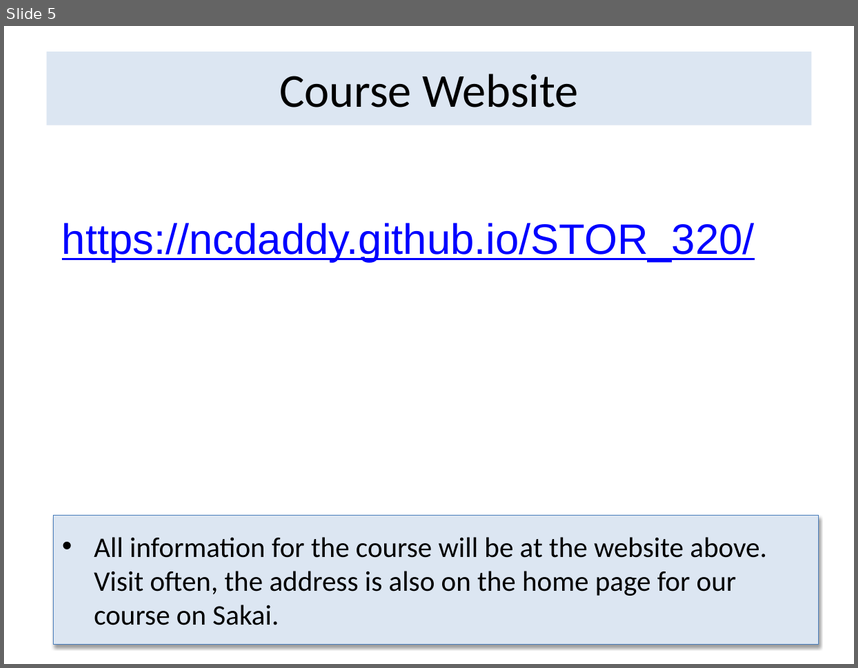
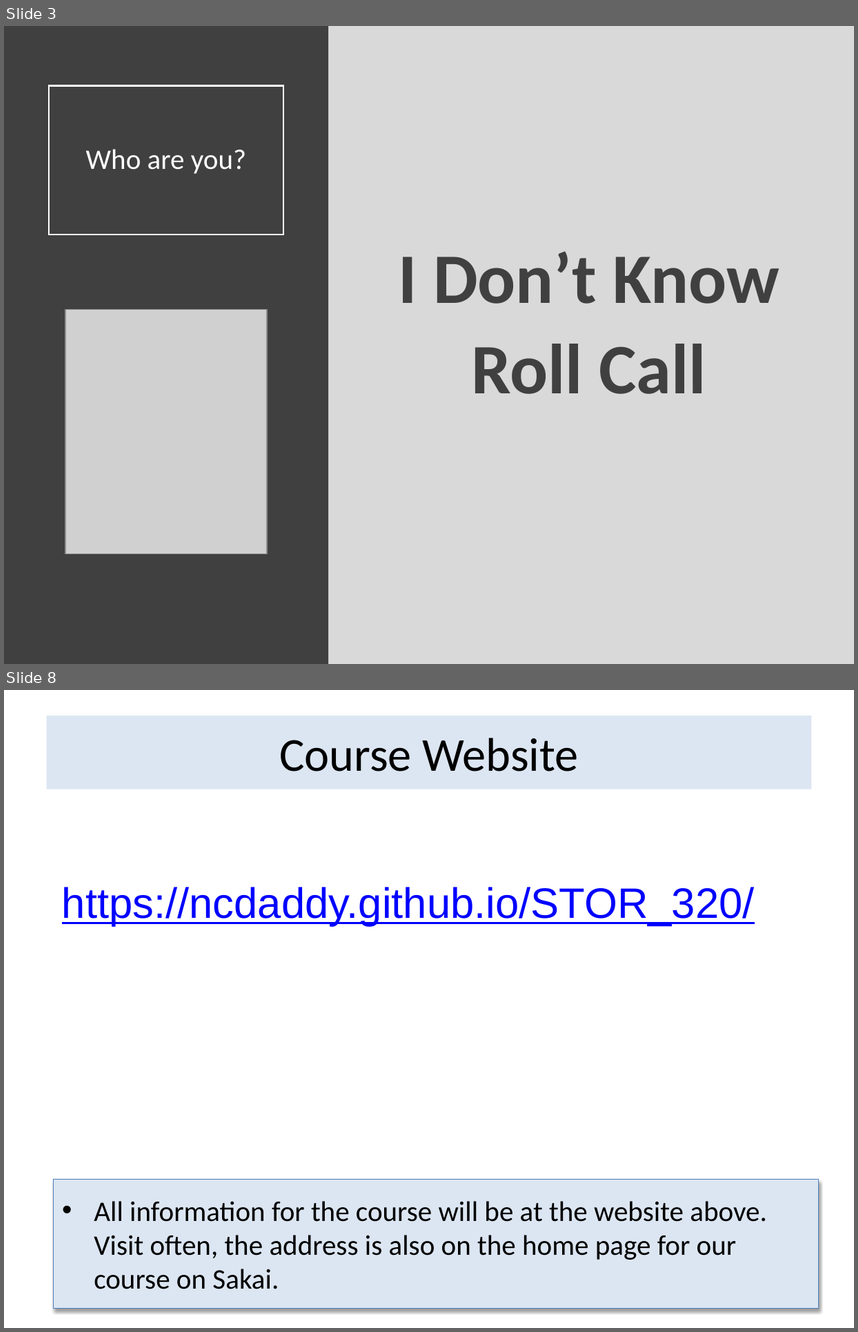
Before and after one commit to Yixf-Self/STOR320_WEBSITE, a slide deck: Lectures/Lecture 1/STOR 320 Lecture 1.pptx. Shown one above the other, each under a label of ours: slide 5 before the commit, slides 3 and 8 after it; the slides between them are not shown. The pictures are 858x668 and 858x1332 pixels, drawn with LibreOffice and Linux fonts; fonts in the diff are those of the drawing; grey boxes stand for pictures. Boxes give left, top, right and bottom in pixels: in the first picture for what was removed or moved away, otherwise in the second. Text is boxed around its words. In the diff, an @@ line names an element or a change of style, - is before the commit and + after.

```diff
--- a/Lectures/Lecture 1/STOR 320 Lecture 1.pptx
+++ b/Lectures/Lecture 1/STOR 320 Lecture 1.pptx
@@ slide 3 added at (4, 26, 854, 664), background #D9D9D9 @@
@@ rectangle added at (4, 26, 329, 664), fill #404040 @@
@@ title added at (49, 85, 283, 234), outline #FFFFFF 1.5 pt, 24 pt, text #FFFFFF @@
+Who are you?
@@ text added at (399, 251, 780, 394), 60 pt, text #404040, bold @@
+I Don’t Know
+Roll Call
@@ picture added at (65, 309, 267, 553) @@
@@ what was slide 5 is now slide 8 @@
```
Also in this commit, not shown: 1 slide changed, 5 other slides added, 3 slides removed, 1 other file.
